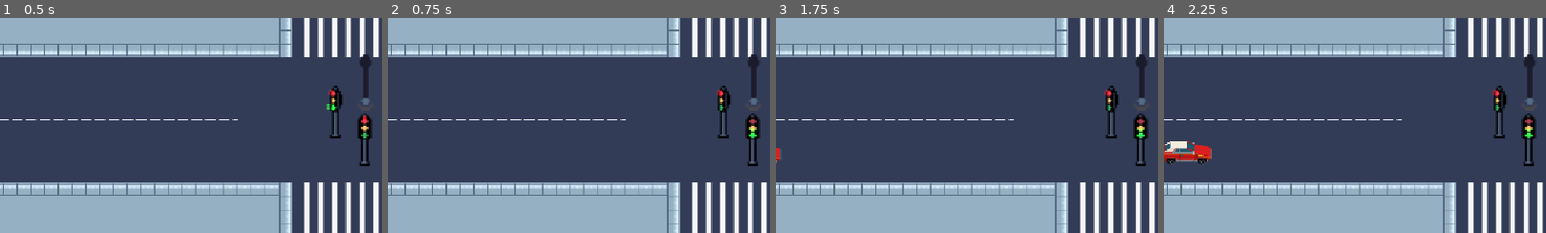
Above: before the commit, frames 1-4 (left to right).
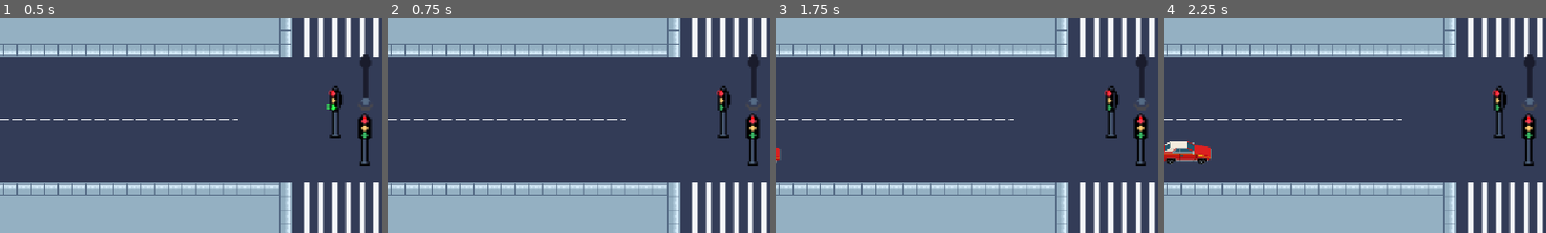
Above: after the commit, the same moments.

Repository: lafgo-fc/game-jam-repoooo
Game: Godot game, scene res://scne/test_one.tscn
The game is run twice, just before and just after one commit, with the same random seed, the same clock (stepped at 60 frames per second) and the same inputs.
Inputs:
- Up to frame 1 (0.5 s): no input
- Up to frame 2 (0.75 s): tap Enter (ui_accept) at 0.5 s; hold R (traffic control right and left) from 0.53 s (still down); tap Space (stop all, bound only after the commit) at 0.6 s
- Up to frame 3 (1.75 s): keep holding R (traffic control right and left); tap Enter (ui_accept) at 0.77, 1.25, 1.52 s; tap Space (stop all, bound only after the commit) at 1.35 s
- Up to frame 4 (2.25 s): keep holding R (traffic control right and left); tap Space (stop all, bound only after the commit) at 2.1 s
The pictures show only the part of the screen within x 0-50%, y 32-82%; the shares and areas given below are measured in that part.

Frame 1 is identical in both runs. In frame 2, less than 0.1% of the frame differs, in the area x 94-97%, y 44-56%; in frame 3, less than 0.1%; in frame 4, less than 0.1%.

Commit message:
added stop all feature

Diff:
--- a/project.godot
+++ b/project.godot
@@ -36,6 +36,11 @@
 "events": [Object(InputEventKey,"resource_local_to_scene":false,"resource_name":"","device":-1,"window_id":0,"alt_press …(192 unchanged characters)…
 ]
 }
+"stop all"={
+"deadzone": 0.2,
+"events": [Object(InputEventKey,"resource_local_to_scene":false,"resource_name":"","device":-1,"window_id":0,"alt_pressed":false,"shift_pressed":false,"ctrl_pressed":false,"meta_pressed":false,"pressed":false,"keycode":0,"physical_keycode":32,"key_label":0,"unicode":32,"location":0,"echo":false,"script":null)
+]
+}
 
 [physics]
 
--- a/scne/scripts/traffic.gd
+++ b/scne/scripts/traffic.gd
@@ -7,9 +7,6 @@
 @onready var green_light_right = $"traffic light left/green right"
 @onready var car_direction = "res://scne/scripts/car.gd"
 var light : String = "red in front"
-
-var direction_signal : String = "left"
-
 
 func _process(delta: float) -> void:
 	if Input.is_action_just_pressed("traffic control front and back"):
@@ -23,6 +20,9 @@
 		else:
 			light = "red in right"
 	_light_color()
+	if Input.is_action_just_pressed("stop all"):
+		light = "all red"
+
 
 func _light_color():
 	if light == "red in front":
@@ -52,3 +52,10 @@
 		green_light_left.hide()
 		green_light_front_back.show()
 		red_light_front_back.hide()
+	elif light == "all red":
+		green_light_left.hide()
+		green_light_right.hide()
+		red_light_right.show()
+		red_light_left.show()
+		green_light_front_back.hide()
+		red_light_front_back.show()
